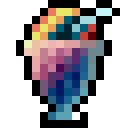
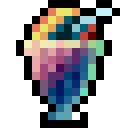
Comparing the layer stacks of the two 128×128 images. Changes:
added layer "POM SPARKLE F TRY 2 #3" (hard light, 65%) above "POM SPARKLE F TRY 2 #2" over [40, 40, 104, 96]
